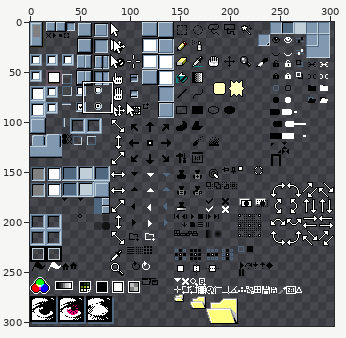
Two states of a sprite sheet, Aseprite 95/rainy-day/sheet.png. The first picture is a wide view before the edit; the outline marks the close-up.
Close-up. Before the edit:
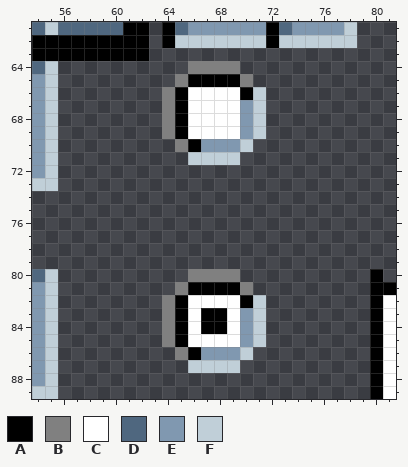
The file is 304x304 pixels. Pixels under 10% opacity are left out. Colours within 5 levels of each other are drawn and written as one. Shown: x 54..81, y 61..89.
Palette (. is transparent): A #000000  B #808080  C #ffffff  D #4f677f  E #8098b0  F #c0cfd8
Pixels before, first column x 54:
61 DFDDDDDAA.ADEEEEEEADEEEEF...
62 AAAAAAAAA.AFFFFFFFAFFFFFF...
63 AAAAAAAAA...................
64 DF..........BBBB............
65 EF.........BAAAAB...........
66 EF........BACCCCAF..........
67 EF........BACCCCEF..........
68 EF........BACCCCEF..........
69 EF........BACCCCEF..........
70 EF.........BAEEEF...........
71 EF..........FFFF............
72 EF..........................
73 FF..........................
74 ............................
75 ............................
76 ............................
77 ............................
78 ............................
79 ............................
80 DF..........BBBB..........A.
81 EF.........BAAAAB.........AA
82 EF........BACCCCAF........AC
83 EF........BACAACEF........AC
84 EF........BACAACEF........AC
85 EF........BACCCCEF........AC
86 EF.........BAEEEF.........AC
87 EF..........FFFF..........AC
88 EF........................AC
89 FF........................AC
Now the later version:
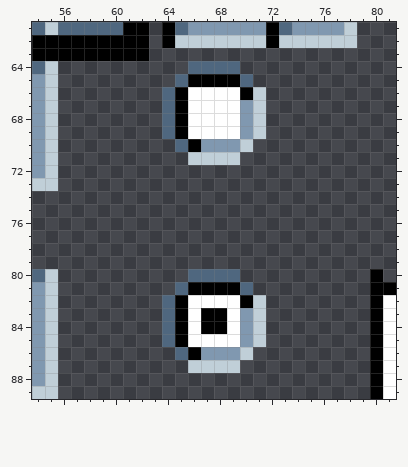
Commit: Fix Radio Button color in variants
Edits made:
y 64: x 66..69 BBBB -> DDDD
y 65: x 65 B -> D; x 70 B -> D
y 66..69: x 64 B -> D
y 70: x 65 B -> D
y 80: x 66..69 BBBB -> DDDD
y 81: x 65 B -> D; x 70 B -> D
y 82..85: x 64 B -> D
y 86: x 65 B -> D
